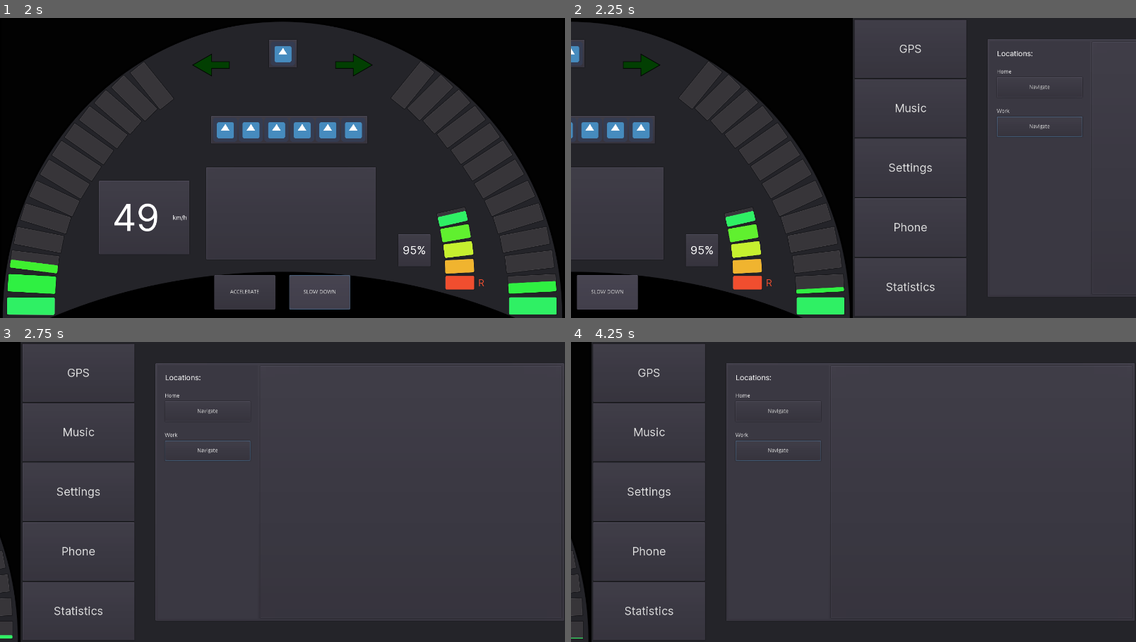
Above: before the commit, frames 1-4 (two rows, left to right).
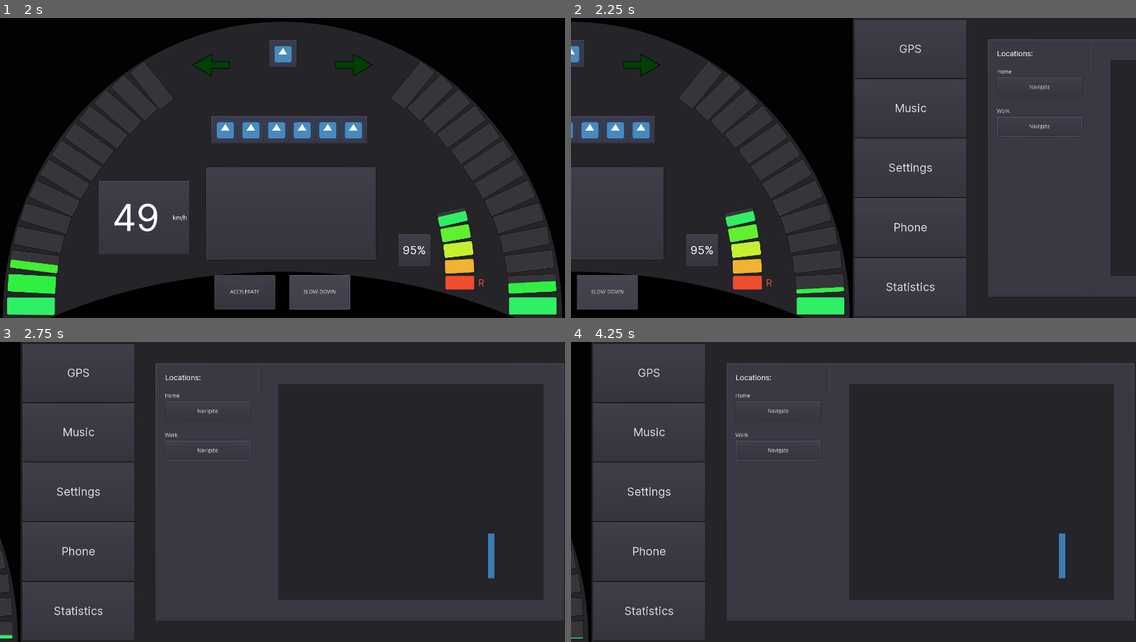
Above: after the commit, the same moments.

Repository: przadkap/car-dashboard
Game: Godot game, scene res://App.tscn
Same seed, same stepped clock (60 frames per second), same inputs: the game is played once before the commit and once after it. The engine's default icon, where the game draws it, is replaced by a stand-in: a white triangle on a blue panel in a dark square. Sound files missing from this copy of the repository are replaced by a short silence.
Inputs:
- Up to frame 1 (2 s): click "ACCELERATE" at 0.5 s; click "SLOW DOWN" at 1.25 s
- Up to frame 2 (2.25 s): tap Enter at 2 s; hold Right from 2.03 s (still down); tap 0 at 2.1 s
- Up to frame 3 (2.75 s): keep holding Right
- Up to frame 4 (4.25 s): release Right at 2.78 s; hold Left 2.78-3.53 s; tap 1 at 2.85 s; hold Right from 3.53 s (still down); tap 0 at 3.6 s

Frame 1 is identical in both runs. In frame 2, 2.1% of the frame differs, in the area x 95-100%, y 14-61%; in frame 3, 22%, in the area x 49-97%, y 14-79%; in frame 4, 22%.

Commit message:
add street map

Diff:
--- a/Car Dashboard/App.tscn
+++ b/Car Dashboard/App.tscn
@@ -56,6 +56,16 @@
 size = 20
 font_data = ExtResource( 17 )
 
+[sub_resource type="StyleBoxFlat" id=11]
+content_margin_left = 50.0
+content_margin_right = 50.0
+content_margin_top = 50.0
+content_margin_bottom = 50.0
+bg_color = Color( 0.231373, 0.223529, 0.262745, 1 )
+
+[sub_resource type="StyleBoxFlat" id=12]
+bg_color = Color( 0.239216, 0.490196, 0.713726, 1 )
+
 [sub_resource type="DynamicFont" id=8]
 size = 25
 font_data = ExtResource( 17 )
@@ -1043,6 +1053,27 @@
 size_flags_horizontal = 3
 size_flags_vertical = 3
 size_flags_stretch_ratio = 3.0
+custom_styles/panel = SubResource( 11 )
+
+[node name="MapField" type="Panel" parent="MultimediaScreen/PanelContainer/SideSeparator/Content/GPS/HBoxContainer/Map"]
+margin_left = 50.0
+margin_top = 50.0
+margin_right = 754.0
+margin_bottom = 626.0
+
+[node name="ProgressBar" type="ProgressBar" parent="MultimediaScreen/PanelContainer/SideSeparator/Content/GPS/HBoxContainer/Map/MapField"]
+margin_left = 573.881
+margin_top = 398.94
+margin_right = 692.881
+margin_bottom = 414.94
+rect_rotation = 89.9999
+rect_scale = Vector2( 1, 1.04 )
+custom_styles/fg = SubResource( 12 )
+value = 100.0
+percent_visible = false
+__meta__ = {
+"_edit_use_anchors_": false
+}
 
 [node name="MusicPlayer" parent="MultimediaScreen/PanelContainer/SideSeparator/Content" instance=ExtResource( 4 )]
 visible = false
Not shown: 1 places in Car Dashboard/App.tscn that only renumber resources
Binary file added: Car Dashboard/images/circle.png
Not shown, added: Car Dashboard/images/circle.png.import
Binary file added: Car Dashboard/images/circle_black.png
Not shown, added: Car Dashboard/images/circle_black.png.import
